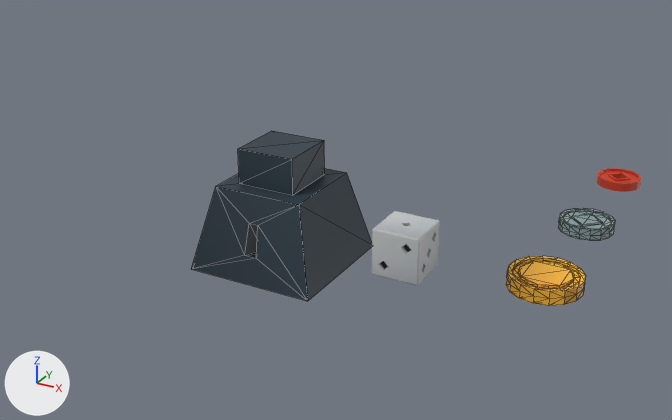
Two versions of the glTF model res/models/props.glb, one commit apart.
The view is the same before and after, from a camera (50 mm lens) standing at (6.79, -10.72, 5.7) and looking at (0.16, 1.34, -0.33). Arrows for +X, +Y and +Z are at lower left; the lights stay in place. The picture after the commit comes second. Mesh edges are drawn as thin lines on the coarser meshes. Where no turn or scale is listed for an object, it has been applied to the vertices.

Names of what the first picture shows: 'coin_a', 'coin_b', 'coin_c', 'dice_a', 'weight_a'.
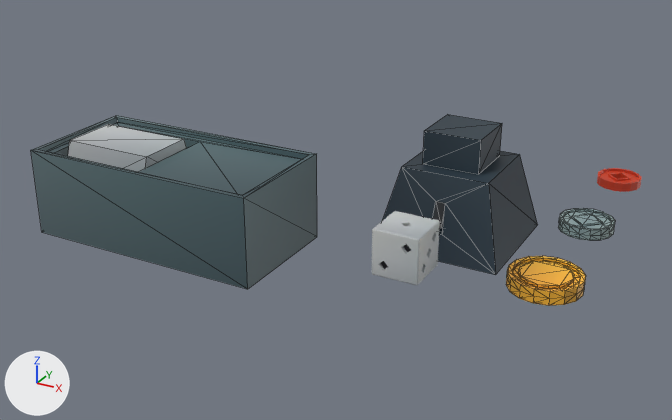
The newer file is also turned or shifted as a whole; pictures and numbers use the older file's frame.

Boxes [x1, y1, x2, y2] around the edits, measured in the pictures (672 x 420 px):
'weight_a', moved
    before: [191, 131, 372, 301]
    after: [382, 114, 538, 275]
'arcader_a', added (cyan)
    after: [31, 115, 317, 289]
'revolver_a', added
    after: [68, 124, 186, 172]

What changed in the scene script:
```text
Add me_cylinder_003:
    me_cylinder_003.from_pydata(...)  # a 5-sided cylinder along x spanning x -0.78..0.78, y -0.74..0.74, z -0.78..0.63
    me_cylinder_003.materials.append(mat_material)  # picture img_pineapple_32_3x
Add me_cube_002:
    me_cube_002.from_pydata(...)  # 24 vertices, 44 faces; spans x -2.0..2.0, y -1.0..1.0, z -0.71..0.71
    me_cube_002.materials.append(mat_material)  # picture img_pineapple_32_3x
Change ob_weight_a:
    ob_weight_a.location: (0.0, 0.0, 0.0) -> (2.0, 2.0, 0.0)
Add ob_revolver_a:
    ob_revolver_a = bpy.data.objects.new('revolver_a', me_cylinder_003)
    ob_revolver_a.location = (-2.91, 0.0, 0.13)
Add ob_arcader_a:
    ob_arcader_a = bpy.data.objects.new('arcader_a', me_cube_002)
    ob_arcader_a.location = (-2.0, 0.0, 0.0)
```
